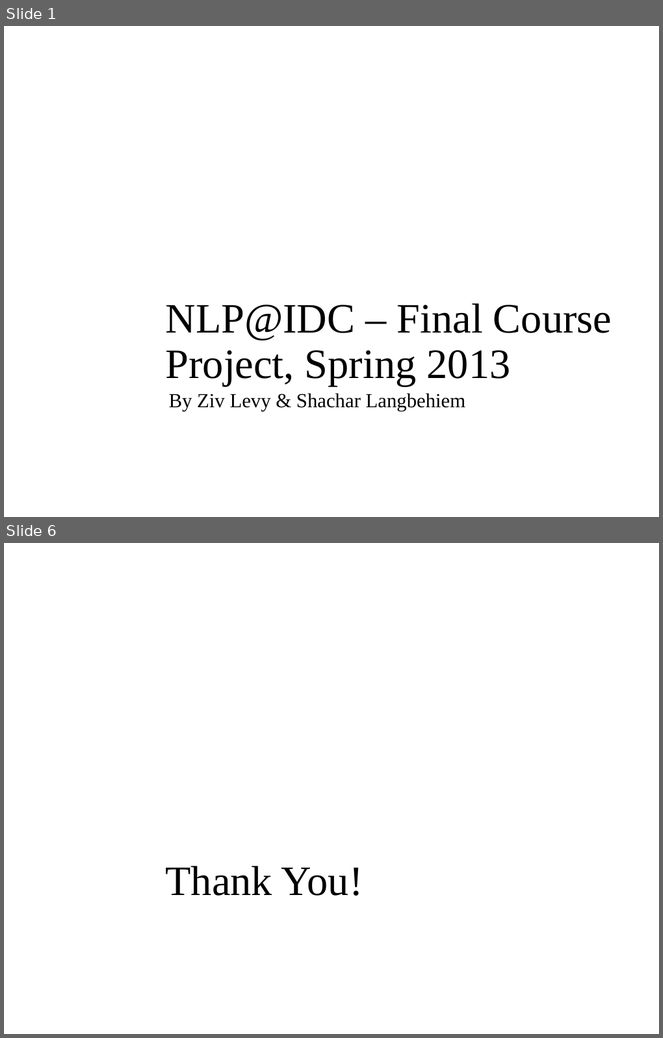
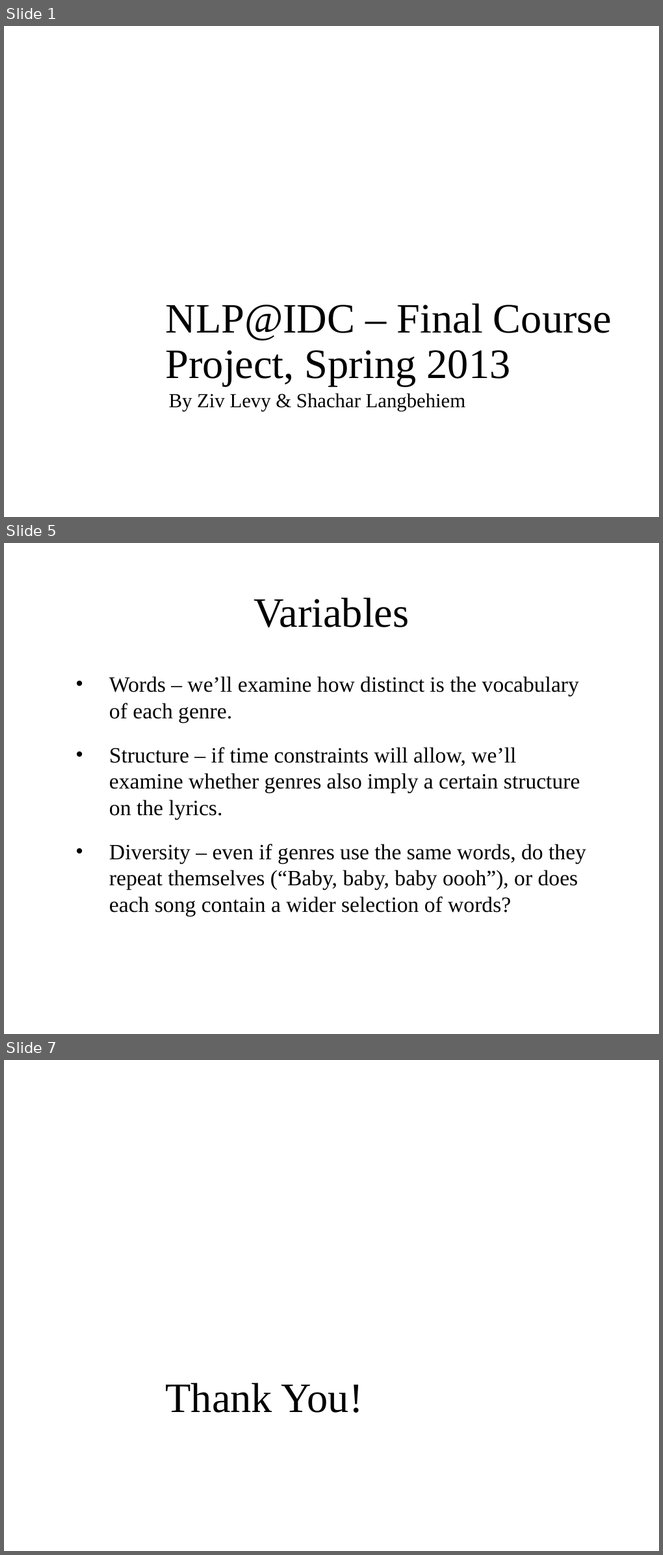
Before and after one commit to nihohit/NLP-Final-Project, a slide deck: Intro.pptx. Shown one above the other, each under a label of ours: slides 1 and 6 before the commit, slides 1, 5 and 7 after it; the slides between them are not shown. The pictures are 663x1038 and 663x1555 pixels, drawn with LibreOffice and Linux fonts; fonts in the diff are those of the drawing; background and template pictures are left out. Boxes give left, top, right and bottom in pixels: in the first picture for what was removed or moved away, otherwise in the second. Text is boxed around its words. In the diff, an @@ line names an element or a change of style, - is before the commit and + after.

```diff
--- a/Intro.pptx
+++ b/Intro.pptx
@@ slide 5 added at (x1=4, y1=543, x2=659, y2=1034), background picture (left out) @@
@@ title added at (x1=254, y1=598, x2=409, y2=627), 46 pt, text #000000 @@
+Variables
@@ text added at (x1=109, y1=676, x2=586, y2=916), 24 pt, text #000000 @@
+• Words – we’ll examine how distinct is the vocabulary of each genre.
+• Structure – if time constraints will allow, we’ll examine whether genres also imply a certain structure on the lyrics.
+• Diversity – even if genres use the same words, do they repeat themselves (“Baby, baby, baby oooh”), or does each song contain a wider selection of words?
@@ what was slide 6 is now slide 7 @@
```
Also in this commit, not shown: 4 slides changed.
